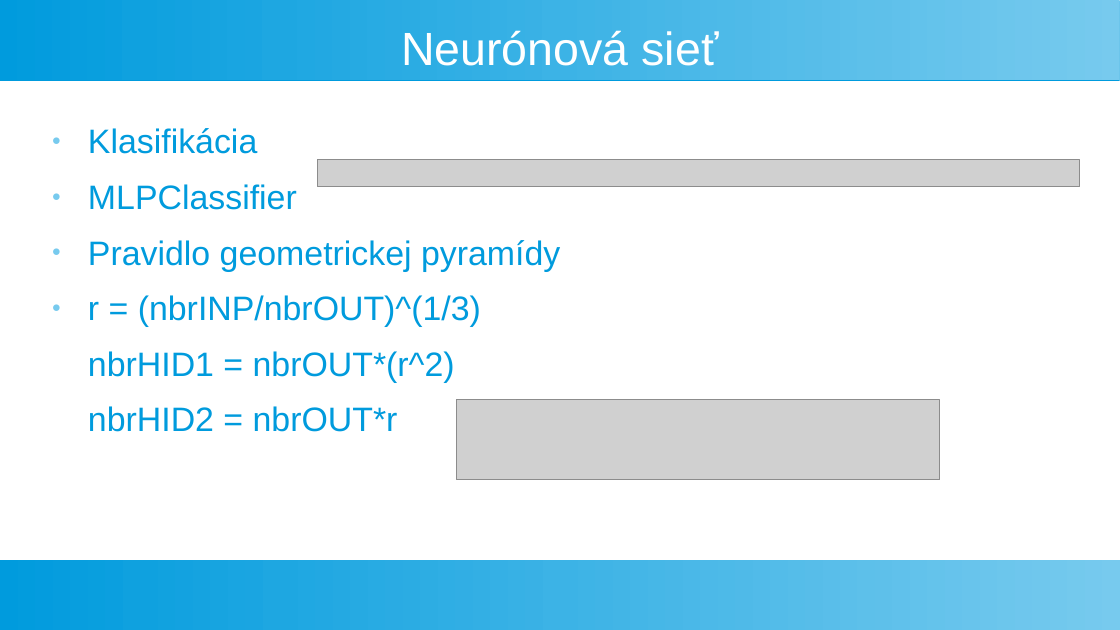
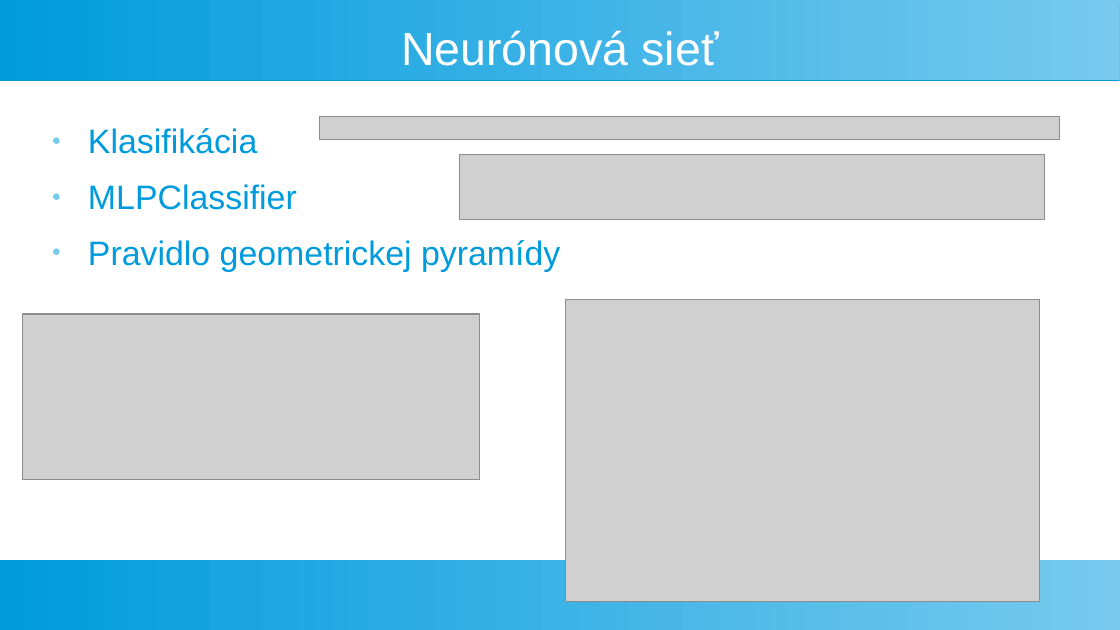
Before and after one commit to georgeob/Vlcak_NS2021, a slide deck: slide 8 of Prezentacia_NS.odp (slide 5 before the commit). Drawn at 1120x630 pixels with LibreOffice and Linux fonts; fonts in the diff are those of the drawing; grey boxes stand for pictures. Boxes give left, top, right and bottom in pixels: in the first picture for what was removed or moved away, otherwise in the second. Text is boxed around its words. In the diff, an @@ line names an element or a change of style, - is before the commit and + after.

```diff
--- a/Prezentacia_NS.odp
+++ b/Prezentacia_NS.odp
@@ picture added at box(320, 117, 1060, 140) @@
@@ picture: place and size @@
-picture at box(317, 160, 1080, 187)
+picture at box(460, 154, 1046, 220)
@@ text at box(88, 295, 481, 432): paragraphs removed @@
-● r = (nbrINP/nbrOUT)^(1/3)
-nbrHID1 = nbrOUT*(r^2)
-nbrHID2 = nbrOUT*r
@@ picture added at box(22, 314, 480, 480) @@
@@ picture: place and size @@
-picture at box(456, 400, 940, 481)
+picture at box(565, 300, 1040, 602)
```
Also in this commit, not shown: 5 other slides changed, 8 slides added, 4 slides removed, 1 other file.
